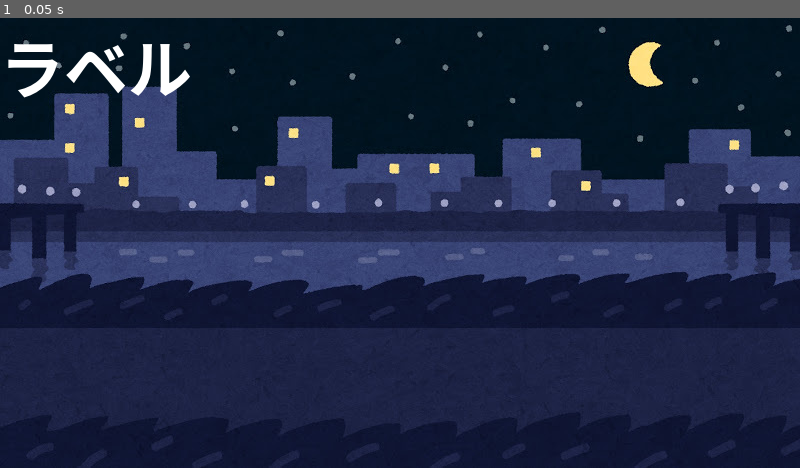
Above: before the commit, frame 1.
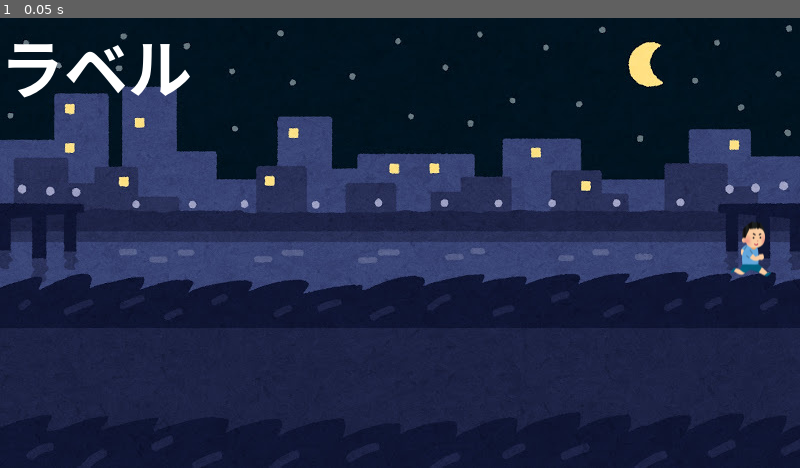
Above: after the commit, the same moment.

Repository: 35show/team11
Game: Godot game, scene res://my_world.tscn
The game is run twice, just before and just after one commit, with the same random seed, the same clock (stepped at 60 frames per second) and the same inputs. The project has no main scene, so this scene is started directly.
Inputs:
- Up to frame 1 (0.05 s): no input

The runs differ from the first frame. In frame 1, 0.3% of the frame differs, in the area x 91-97%, y 45-58%.

Commit message:
Aがキャラ追加

Diff:
--- a/game11/my_world.tscn
+++ b/game11/my_world.tscn
@@ -3,9 +3,13 @@
 [ext_resource type="PackedScene" uid="uid://6o7fxp26ru0v" path="res://world.tscn" id="1_cery3"]
 [ext_resource type="Script" uid="uid://wtcnsqp8n6dp" path="res://my_world.gd" id="2_1u75a"]
 [ext_resource type="Texture2D" uid="uid://cu8r7k323oo07" path="res://img/MyWorld.jpg" id="3_asled"]
+[ext_resource type="PackedScene" uid="uid://lnb6otiwxfys" path="res://taro.tscn" id="4_1u75a"]
 
 [node name="MyWorld" unique_id=1137961271 instance=ExtResource("1_cery3")]
 script = ExtResource("2_1u75a")
 
 [node name="Sprite2D" parent="." index="0" unique_id=1597890546]
 texture = ExtResource("3_asled")
+
+[node name="Taro" parent="." index="2" unique_id=1239789849 instance=ExtResource("4_1u75a")]
+position = Vector2(750, 231)
--- /dev/null
+++ b/game11/taro.gd
@@ -0,0 +1,11 @@
+extends Actor
+
+
+# Called when the node enters the scene tree for the first time.
+func _ready() -> void:
+	pass # Replace with function body.
+
+
+# Called every frame. 'delta' is the elapsed time since the previous frame.
+func _process(delta: float) -> void:
+	pass
--- /dev/null
+++ b/game11/taro.tscn
@@ -0,0 +1,18 @@
+[gd_scene format=3 uid="uid://lnb6otiwxfys"]
+
+[ext_resource type="PackedScene" uid="uid://bpyevpyu03sxt" path="res://actor.tscn" id="1_a0jkj"]
+[ext_resource type="Script" uid="uid://4i3mbt1ci3a7" path="res://taro.gd" id="2_13paa"]
+[ext_resource type="Texture2D" uid="uid://8h5l1d6kxh4j" path="res://img/TARO.png" id="3_h3h2u"]
+
+[sub_resource type="CapsuleShape2D" id="CapsuleShape2D_08hg7"]
+radius = 17.0
+height = 60.0
+
+[node name="Taro" unique_id=1239789849 instance=ExtResource("1_a0jkj")]
+script = ExtResource("2_13paa")
+
+[node name="Sprite2D" parent="." index="0" unique_id=712688549]
+texture = ExtResource("3_h3h2u")
+
+[node name="CollisionShape2D" parent="." index="1" unique_id=881902376]
+shape = SubResource("CapsuleShape2D_08hg7")
Not shown, added: game11/taro.gd.uid
